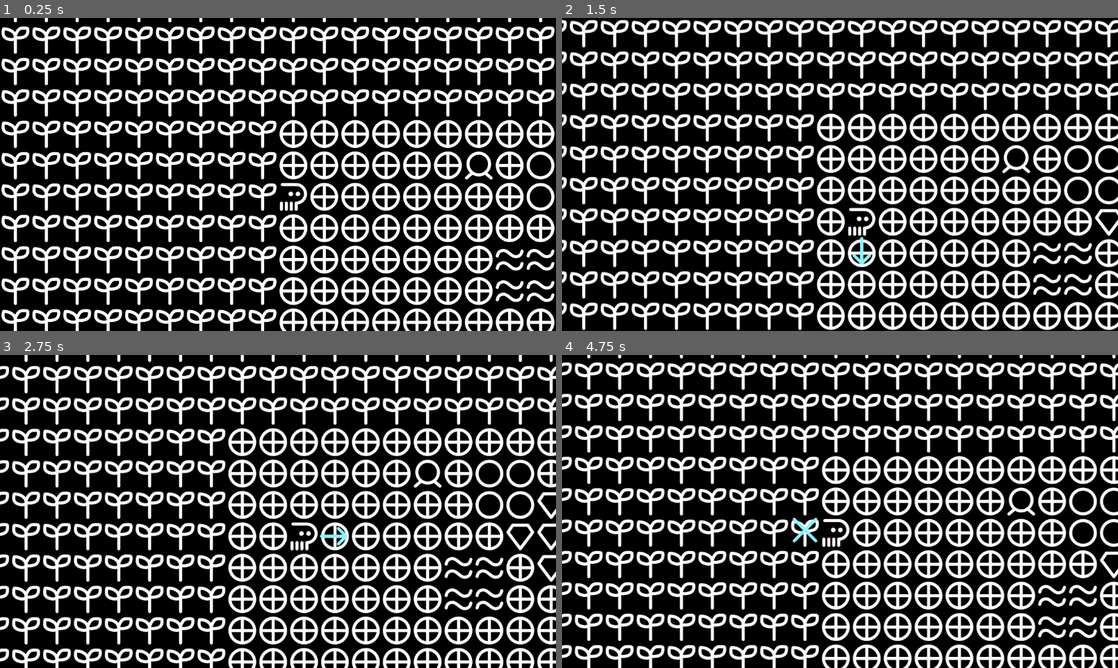
Above: before the commit, frames 1-4 (two rows, left to right).
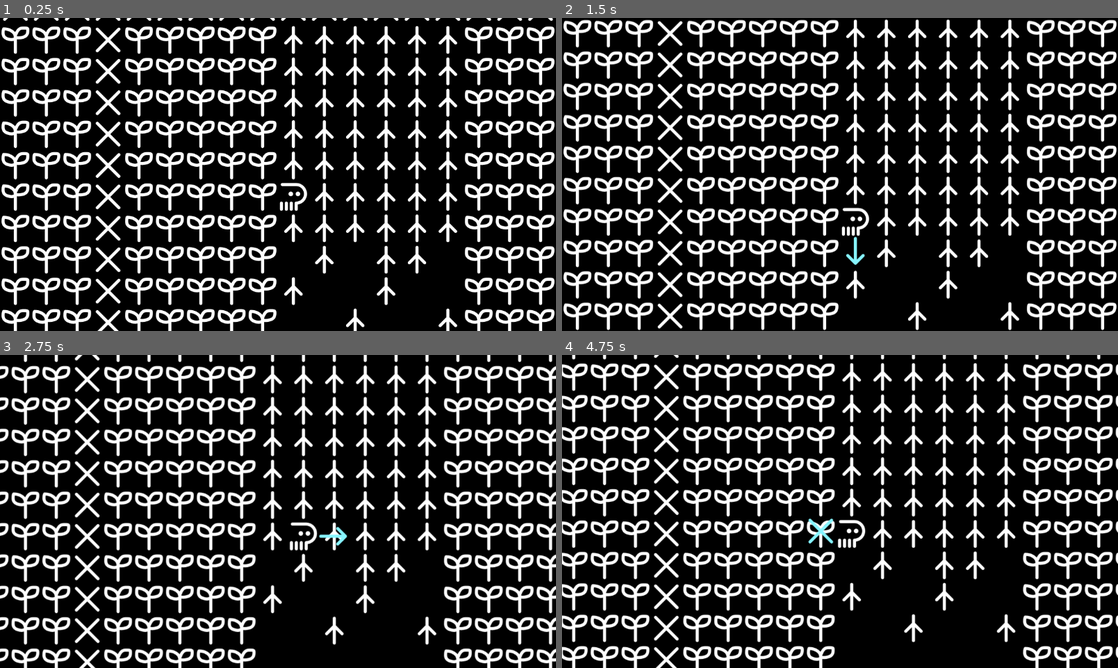
Above: after the commit, the same moments.

Repository: samgcode/text-based-jam-2026
Game: Godot game, scene res://game.tscn
Two runs of this game, one before a commit and one after it. Both use one fixed random seed, a clock stepped at 60 frames per second and the inputs below.
Inputs:
- Up to frame 1 (0.25 s): no input
- Up to frame 2 (1.5 s): tap Enter at 0.5 s; hold Right (right) 0.53-1.28 s; tap C (action1) at 0.6, 1.35 s; hold Down (down) from 1.28 s (still down)
- Up to frame 3 (2.75 s): release Down (down) at 2.03 s; hold Right (right) from 2.03 s (still down); tap C (action1) at 2.1 s
- Up to frame 4 (4.75 s): release Right (right) at 2.78 s; hold Up (up) 2.78-3.53 s; tap C (action1) at 2.85, 3.6, 4.35 s; hold Left (left) from 3.53 s (still down)

The runs differ from the first frame. In frame 1, 19% of the frame differs, in the area x 0-100%, y 0-100%; in frame 2, 45%; in frame 3, 32%; in frame 4, 48%.

Commit message:
game content
+ add blank tiles
# make most of the content for the demo

Diff:
--- a/game.gd
+++ b/game.gd
@@ -35,6 +35,9 @@
 
 # Called when the node enters the scene tree for the first time.
 func _ready() -> void:
+	init()
+
+func init():
 	var map_data = read_files.load_map("res://map.txt")
 	types = map_data["types"]
 	init_map = map_data["map"]
@@ -75,6 +78,8 @@
 
 		if Input.is_action_just_pressed(ACTION1):
 			update_player()
+	if Input.is_action_just_pressed("reload"):
+		init()
 
 func update_player():
 	var target_pos = player_pos + facing_dir
--- a/read_files.gd
+++ b/read_files.gd
@@ -77,7 +77,10 @@
 			if !tline[0].is_valid_int():
 				error("non number value in types", i)
 			else:
-				map_data["types"][tline[0].to_int()] = tline[1]
+				if tline[1] == "#":
+					map_data["types"][tline[0].to_int()] = "  "
+				else:
+					map_data["types"][tline[0].to_int()] = tline[1]
 		elif map:
 			var row = line.bigrams()
 			map_data["map"].append([])
Binary file changed: conceptual_map.png
Not shown, changed: map.txt
